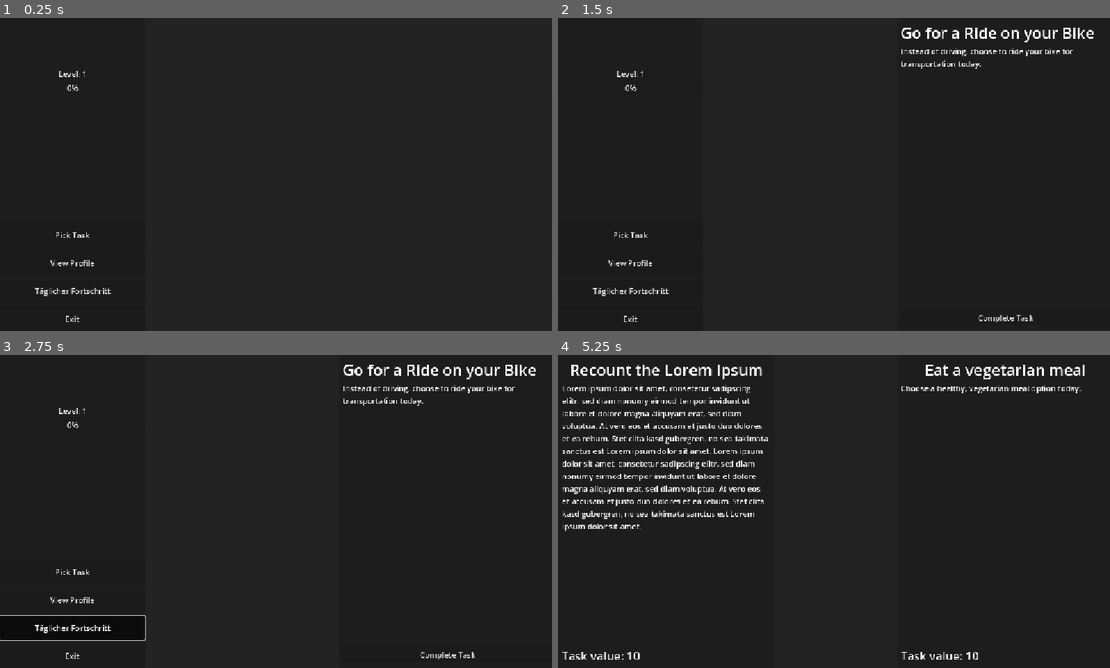
Above: before the commit, frames 1-4 (two rows, left to right).
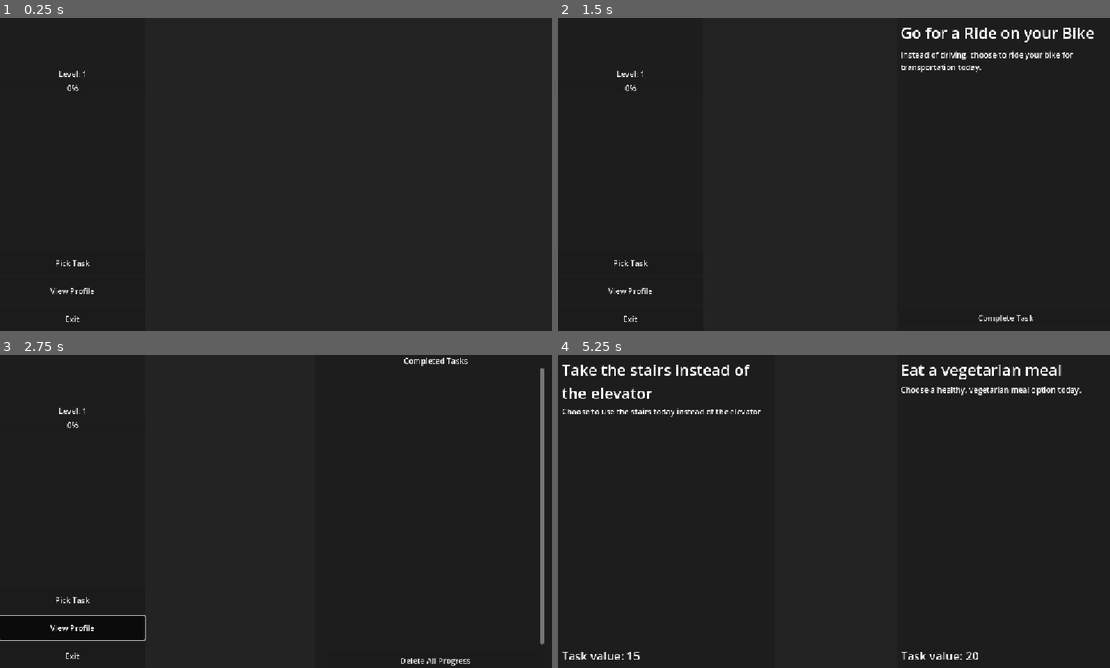
Above: after the commit, the same moments.

Repository: ThisOneLittleLight/greensteps
Game: Godot game, scene res://Scenes/main.tscn
Two runs of this game, one before a commit and one after it. Both use one fixed random seed, a clock stepped at 60 frames per second and the inputs below.
Inputs (mouse positions are in pixels of both pictures, inside the frame that each line leads up to):
- Up to frame 1 (0.25 s): no input
- Up to frame 2 (1.5 s): click "Pick Task" at 0.5 s; click (668, 174) at 1.27 s
- Up to frame 3 (2.75 s): click (71, 627) at 2 s, where only the run before the commit has a clickable "Täglicher Fortschritt"
- Up to frame 4 (5.25 s): click "View Profile" at 2.75 s; click (1005, 655) at 3.5 s, where only the run after the commit has a clickable "Complete Task"; click (994, 661) at 4.25 s, where only the run before the commit has a clickable "Confirm Deletion"; click "Pick Task" at 5 s

The runs differ from the first frame. In frame 1, 0.3% of the frame differs, in the area x 6-21%, y 68-89%; in frame 2, 1.0%; in frame 3, 2.2%; in frame 4, 5.6%, in the area x 0-96%, y 3-98%.

Commit message:
Update task UI and expand task list
Improved task label appearance in active_task_view.tscn and task_button.tscn by adjusting minimum sizes and enabling autowrap. Removed an unused button from control_view.tscn. Added new tasks with experience values to TaskManager.gd and updated an existing placeholder task. LevelManager.gd now shows a level popup when the level increases.

Diff:
--- a/Scenes/Components/active_task_view.tscn
+++ b/Scenes/Components/active_task_view.tscn
@@ -38,12 +38,14 @@
 offset_bottom = -12.0
 grow_horizontal = 2
 grow_vertical = 2
+theme_override_constants/separation = 8
 
 [node name="TaskName" type="Label" parent="Panel/VBoxContainer"]
-custom_minimum_size = Vector2(300, 0)
+custom_minimum_size = Vector2(300, 48)
 layout_mode = 2
 text = "Task Name"
 label_settings = SubResource("LabelSettings_yqr6c")
+autowrap_mode = 2
 
 [node name="TaskDesc" type="Label" parent="Panel/VBoxContainer"]
 custom_minimum_size = Vector2(300, 0)
--- a/Scenes/Components/control_view.tscn
+++ b/Scenes/Components/control_view.tscn
@@ -78,12 +78,6 @@
 toggle_mode = true
 text = "View Profile"
 
-[node name="Button5" type="Button" parent="Panel/VBoxContainer2/VBoxContainer"]
-custom_minimum_size = Vector2(200, 50)
-layout_mode = 2
-toggle_mode = true
-text = "Täglicher Fortschritt"
-
 [node name="Button4" type="Button" parent="Panel/VBoxContainer2/VBoxContainer"]
 visible = false
 custom_minimum_size = Vector2(200, 50)
--- a/Scenes/Components/task_button.tscn
+++ b/Scenes/Components/task_button.tscn
@@ -43,10 +43,11 @@
 grow_vertical = 2
 
 [node name="TaskName" type="Label" parent="Panel/VBoxContainer"]
+custom_minimum_size = Vector2(0, 48)
 layout_mode = 2
 text = "Task Name"
 label_settings = SubResource("LabelSettings_5sal6")
-horizontal_alignment = 1
+autowrap_mode = 2
 
 [node name="Description" type="Label" parent="Panel/VBoxContainer"]
 custom_minimum_size = Vector2(200, 200)
--- a/Scripts/Runtime/Globals/LevelManager.gd
+++ b/Scripts/Runtime/Globals/LevelManager.gd
@@ -51,6 +51,8 @@
 	lvl_increased.emit(current_level)
 	exp_increased.emit(current_experience)
 
+	show_level_popup()
+
 
 func save_values():
 	var safe_file = FileAccess.open(SAVE_FILE_PATH, FileAccess.WRITE)
--- a/Scripts/Runtime/Globals/TaskManager.gd
+++ b/Scripts/Runtime/Globals/TaskManager.gd
@@ -33,20 +33,43 @@
 	task.setup_task("Go for a Ride on your Bike",
 		"Instead of driving, choose to ride your bike for transportation today.",
 		false)
+	task.experience_value = 30
 	tasks.append(task)
 
 	task = Task.new()
 	task.setup_task("Eat a vegetarian meal",
 		"Choose a healthy, vegetarian meal option today.",
 		false)
+	task.experience_value = 20
 	tasks.append(task)
 
 	task = Task.new()
-	task.setup_task("Recount the Lorem Ipsum",
-		"Lorem ipsum dolor sit amet, consetetur sadipscing elitr, sed diam nonumy eirmod tempor invidunt ut labore et dolore magna aliquyam erat, sed diam voluptua. At vero eos et accusam et justo duo dolores et ea rebum. Stet clita kasd gubergren, no sea takimata sanctus est Lorem ipsum dolor sit amet. Lorem ipsum dolor sit amet, consetetur sadipscing elitr, sed diam nonumy eirmod tempor invidunt ut labore et dolore magna aliquyam erat, sed diam voluptua. At vero eos et accusam et justo duo dolores et ea rebum. Stet clita kasd gubergren, no sea takimata sanctus est Lorem ipsum dolor sit amet.",
+	task.setup_task("Take the stairs instead of the elevator",
+		"Choose to use the stairs today instead of the elevator",
 		false)
+	task.experience_value = 15
 	tasks.append(task)
 
+	task = Task.new()
+	task.setup_task("Bring a reusable water bottle",
+		"Avoid single-use plastic bottles by carrying your own reusable water bottle today",
+		false)
+	task.experience_value = 20
+	tasks.append(task)
+
+	task = Task.new()
+	task.setup_task("Use only reusable bags today",
+		"Avoid plastic bags by bringing a reusable shopping bag for groceries or other items",
+		false)
+	task.experience_value = 30
+	tasks.append(task)
+
+	task = Task.new()
+	task.setup_task("Unplug devices before leaving the house today",
+		"Save electicity by unplugging chargers and electronics when they are not being used",
+		false)
+	task.experience_value = 25
+	tasks.append(task)
 
 
 func get_random_tasks(size : int) -> Array[Task]:
